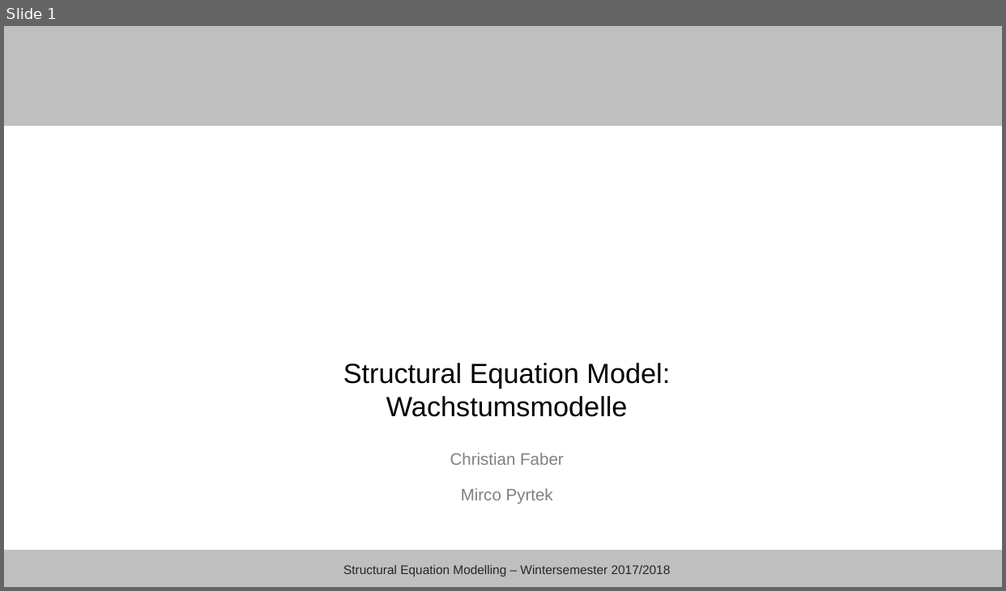
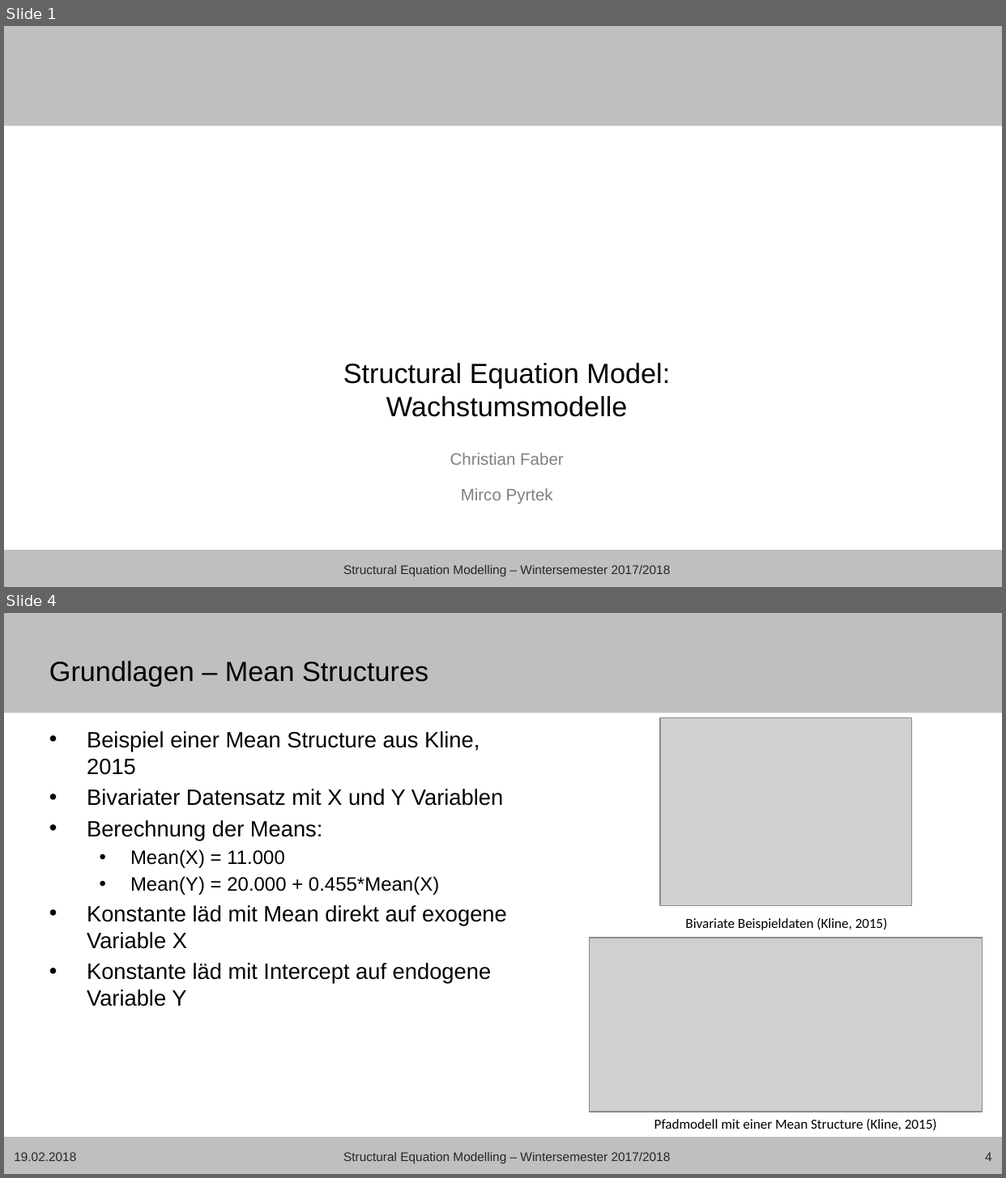
Before and after one commit to mircopp/Structural-Equation-Modeling, a slide deck: Mirco_sem17_18_wachstumsmodelle_präsentation.pptx. Shown one above the other, each under a label of ours: slide 1 before the commit, slides 1 and 4 after it; the slides between them are not shown. The pictures are 1006x591 and 1006x1178 pixels, drawn with LibreOffice and Linux fonts; fonts in the diff are those of the drawing; grey boxes stand for pictures; background and template pictures are left out. Boxes give left, top, right and bottom in pixels: in the first picture for what was removed or moved away, otherwise in the second. Text is boxed around its words. In the diff, an @@ line names an element or a change of style, - is before the commit and + after.

Commit message:
added autoRegression, mean-structures and slides to the powerpoint

```diff
--- a/Mirco_sem17_18_wachstumsmodelle_präsentation.pptx
+++ b/Mirco_sem17_18_wachstumsmodelle_präsentation.pptx
@@ slide 4 added at <box>4,613,1002,1174</box>, background #FFFFFF; not listed: 2 template elements that a slide beside it also shows @@
@@ title added at <box>49,661,428,686</box>, 20 pt, text #000000 @@
+Grundlagen – Mean Structures
@@ text added at <box>87,731,507,1007</box>, 16 pt, text #000000 @@
+• Beispiel einer Mean Structure aus Kline, 2015
+• Bivariater Datensatz mit X und Y Variablen
+• Berechnung der Means:
+  • Mean(X) = 11.000
+  • Mean(Y) = 20.000 + 0.455*Mean(X)
+• Konstante läd mit Mean direkt auf exogene Variable X
+• Konstante läd mit Intercept auf endogene Variable Y
@@ picture added at <box>659,717,911,906</box> @@
@@ text added at <box>685,918,888,931</box>, 10 pt, text #000000 @@
+Bivariate Beispieldaten (Kline, 2015)
@@ picture added at <box>590,939,983,1113</box> @@
@@ text added at <box>654,1118,937,1131</box>, 10 pt, text #000000 @@
+Pfadmodell mit einer Mean Structure (Kline, 2015)
@@ text added at <box>14,1152,76,1161</box>, 9 pt, text #262626 @@
+19.02.2018
@@ text added at <box>343,1152,671,1164</box>, 9 pt, text #262626 @@
+Structural Equation Modelling – Wintersemester 2017/2018
@@ page number added at <box>985,1152,992,1161</box>, 9 pt, text #262626 @@
+4
```
Also in this commit, not shown: 8 slides changed, 9 other slides added, 2 other files.
